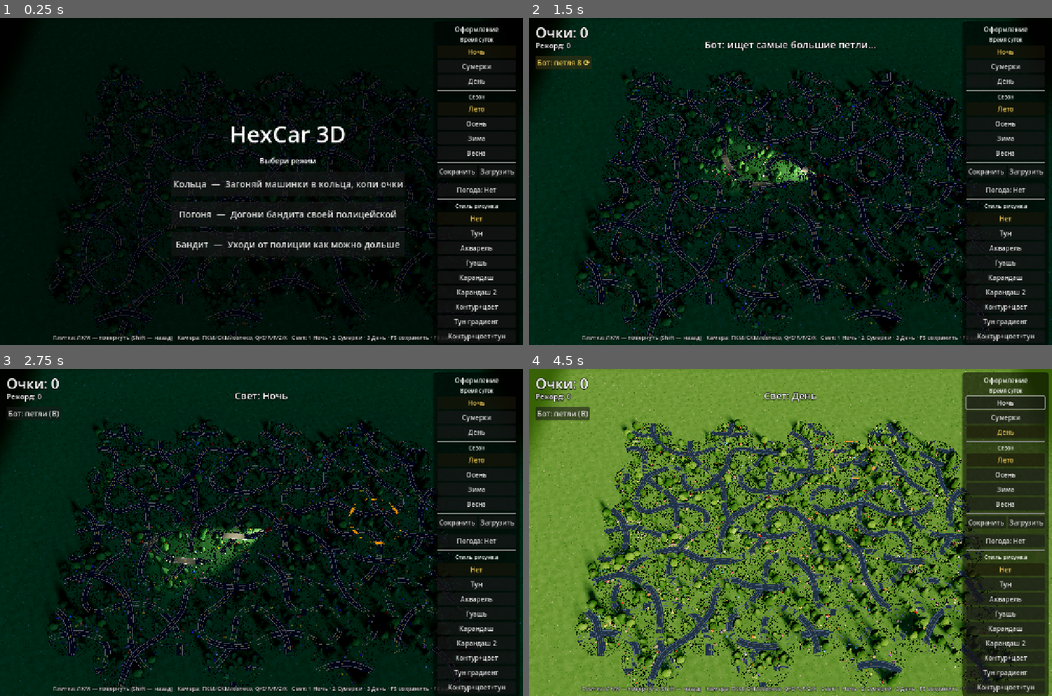
Above: before the commit, frames 1-4 (two rows, left to right).
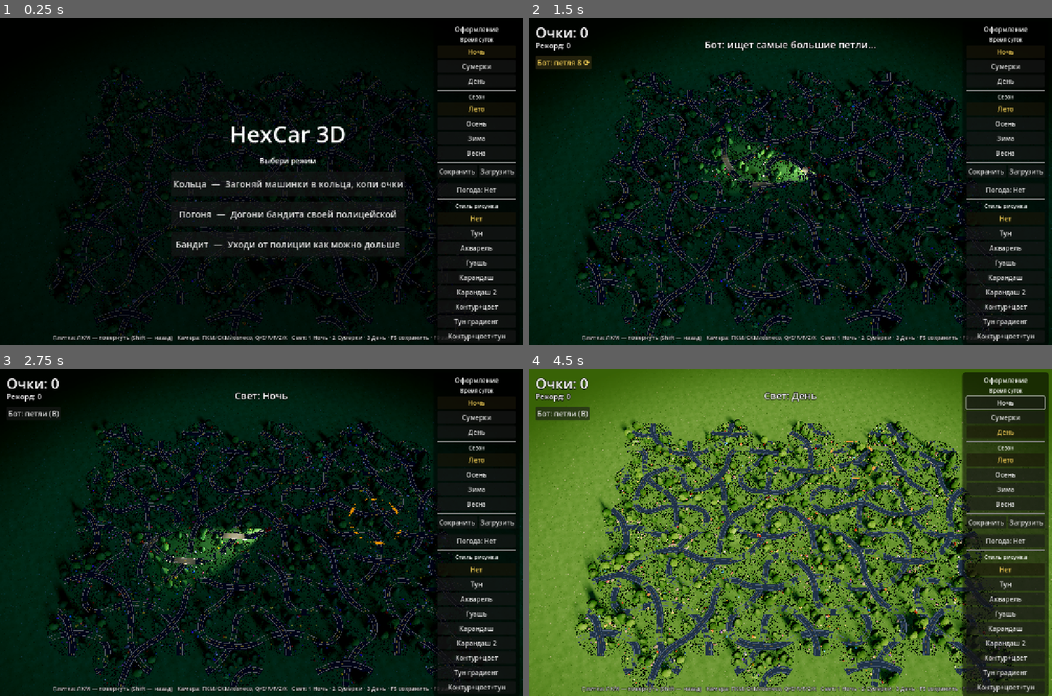
Above: after the commit, the same moments.

Repository: SashkoSoft/hexcar
Game: Godot game, scene res://Main.tscn
Two runs of this game, one before a commit and one after it. Both use one fixed random seed, a clock stepped at 60 frames per second and the inputs below.
Inputs (mouse positions are in pixels of both pictures, inside the frame that each line leads up to):
- Up to frame 1 (0.25 s): no input
- Up to frame 2 (1.5 s): click "Кольца — Загоняй машинки в ко…" at 0.5 s; click "Бот: петли (B)" at 1.25 s
- Up to frame 3 (2.75 s): tap Enter at 2 s; move the mouse to (376, 516) at 2.02 s; hold Right from 2.03 s (still down); tap 1 at 2.1 s; click (376, 516) at 2.17 s
- Up to frame 4 (4.5 s): release Right at 2.75 s; click "Ночь" at 2.75 s; drag from (685, 548) to (764, 597) at 3.52 s; move the mouse to (842, 460) at 4.27 s; hold Right from 4.28 s (still down); tap 3 at 4.35 s

The runs differ from the first frame. In frame 1, 0.3% of the frame differs, in the area x 0-100%, y 0-98%; in frame 2, 5.0%; in frame 3, 5.0%; in frame 4, 10%, in the area x 0-100%, y 0-100%.

Commit message:
Вид сверху: убрал прямоугольное пространство статичной земли вокруг поля — маска земли и погоды теперь эллиптическая (нормировка на полуразмер поля, круглые изолинии без углов), плотная только над зоной плиток, дальше широко тает в фон; плоскость больше поля, её прямоугольной кромки не видно
Co-Authored-By: Claude Opus 4.8 (1M context) <noreply@anthropic.com>

Diff:
--- a/godot/Main.gd
+++ b/godot/Main.gd
@@ -1310,35 +1310,37 @@
 	return a * (1 - fx) * (1 - fy) + b * fx * (1 - fy) + c * (1 - fx) * fy + d * fx * fy
 
 # земля как ShaderMaterial: тайлированная процедурная текстура + мягкое
-# растворение к краям (скруглённый квадрат), чтобы поле не выглядело резко
-# обрезанным прямоугольником, а плавно уходило в фон
-const GROUND_PAD := 360.0
-const GROUND_FADE := 130.0   # ширина мягкого края у самой кромки плоскости (узкая полоса)
+# ЭЛЛИПТИЧЕСКОЕ растворение вокруг игрового поля. Земля плотная только над
+# зоной плиток, а дальше широко и КРУГЛО (не квадратом) уходит в прозрачность —
+# на виде сверху нет ни прямоугольного «острова» статичной земли, ни резкой кромки.
+# Изолинии — эллипсы (нормируем смещение от центра на полуразмер поля), поэтому
+# на виде сверху переход не квадратный. Плоскость заметно больше поля, чтобы
+# затухание ушло в 0 ещё ДО её прямоугольного края — самой кромки не видно.
+const GROUND_FADE_START := 1.05   # доля поля: до сюда земля плотная (вплотную к кромке поля)
+const GROUND_FADE_END := 1.95     # здесь земля полностью растворилась в фон
 const GROUND_SHADER := """
 shader_type spatial;
 render_mode cull_back, depth_draw_opaque, diffuse_burley;
 uniform sampler2D tex : source_color, filter_linear_mipmap, repeat_enable;
-uniform float rep = 1.0;
+uniform vec2 rep = vec2(1.0);
 uniform float rough = 1.0;
-uniform float solid = 0.8;   // доля полуразмера, остающаяся плотной; дальше — затухание
+uniform vec2 plane_size = vec2(1.0);
+uniform vec2 field_half = vec2(1.0);
+uniform float fade_start = 1.05;
+uniform float fade_end = 1.95;
 void fragment() {
 	ALBEDO = texture(tex, UV * rep).rgb;
 	ROUGHNESS = rough;
 	METALLIC = 0.0;
-	vec2 q = abs(UV * 2.0 - 1.0);                       // 0 в центре .. 1 на краю
-	vec2 d = max(q - vec2(solid), vec2(0.0)) / max(1.0 - solid, 1e-4);
-	float sq = max(d.x, d.y);
-	float rd = length(d);
-	float e = mix(sq, rd, 0.5);                         // скруглённые углы
-	ALPHA = 1.0 - smoothstep(0.0, 1.0, e);
+	vec2 off = (UV - 0.5) * plane_size;   // смещение от центра поля (мир)
+	vec2 n = off / field_half;            // 1.0 на середине кромки поля
+	float d = length(n);                  // эллиптические изолинии — без углов/квадрата
+	ALPHA = 1.0 - smoothstep(fade_start, fade_end, d);
 }
 """
 
-func _ground_solid() -> float:
-	# плотная зона почти до самой кромки плоскости; затухание — узкая полоса у края,
-	# т.е. ближняя граница перехода придвинута вплотную к краю карты
-	var half := FIELD_W * 0.5 + GROUND_PAD
-	return clampf((half - GROUND_FADE) / half, 0.0, 0.999)
+func _ground_plane_size() -> Vector2:
+	return Vector2(FIELD_W * GROUND_FADE_END + 200.0, FIELD_H * GROUND_FADE_END + 200.0)
 
 # базовый цвет земли сезона — фон у кромки подгоняется под него
 func _ground_base_color(s: String) -> Color:
@@ -1348,15 +1350,19 @@
 		"Весна": return Color8(0x6f, 0xc0, 0x52)
 		_: return GRASS_COL
 
-func _wrap_ground(tex: Texture2D, rep: float, rough: float) -> ShaderMaterial:
+func _wrap_ground(tex: Texture2D, rough: float) -> ShaderMaterial:
+	var ps := _ground_plane_size()
 	var sh := Shader.new()
 	sh.code = GROUND_SHADER
 	var m := ShaderMaterial.new()
 	m.shader = sh
 	m.set_shader_parameter("tex", tex)
-	m.set_shader_parameter("rep", rep)
+	m.set_shader_parameter("rep", ps / 150.0)
 	m.set_shader_parameter("rough", rough)
-	m.set_shader_parameter("solid", _ground_solid())
+	m.set_shader_parameter("plane_size", ps)
+	m.set_shader_parameter("field_half", Vector2(FIELD_W * 0.5, FIELD_H * 0.5))
+	m.set_shader_parameter("fade_start", GROUND_FADE_START)
+	m.set_shader_parameter("fade_end", GROUND_FADE_END)
 	return m
 
 func _make_grass_material() -> ShaderMaterial:
@@ -1391,7 +1397,7 @@
 			c = Color8(0xcd, 0xe1, 0xb9)
 		img.set_pixel(x, y, c)
 	var tex := ImageTexture.create_from_image(img)
-	return _wrap_ground(tex, (FIELD_W + 2.0 * GROUND_PAD) / 150.0, 1.0)
+	return _wrap_ground(tex, 1.0)
 
 func _make_snow_ground_material() -> ShaderMaterial:
 	var sz := 256
@@ -1413,7 +1419,7 @@
 		var y := randi() % sz
 		img.set_pixel(x, y, Color(1.0, 1.0, 1.0) if randf() < 0.7 else Color(0.82, 0.88, 0.98))
 	var tex := ImageTexture.create_from_image(img)
-	return _wrap_ground(tex, (FIELD_W + 2.0 * GROUND_PAD) / 150.0, 0.82)
+	return _wrap_ground(tex, 0.82)
 
 func _field_mat(base: Color, flecks: Array) -> ShaderMaterial:
 	# обобщённый материал земли: шумовая основа + крапинки (для осени/весны)
@@ -1439,7 +1445,7 @@
 		var y := randi() % sz
 		img.set_pixel(x, y, flecks[randi() % flecks.size()])
 	var tex := ImageTexture.create_from_image(img)
-	return _wrap_ground(tex, (FIELD_W + 2.0 * GROUND_PAD) / 150.0, 1.0)
+	return _wrap_ground(tex, 1.0)
 
 func _season_ground(s: String) -> ShaderMaterial:
 	if ground_mats.has(s):
@@ -2266,7 +2272,7 @@
 	# земля (трава ↔ снег по сезону)
 	ground = MeshInstance3D.new()
 	var pm := PlaneMesh.new()
-	pm.size = Vector2(FIELD_W + 2.0 * GROUND_PAD, FIELD_H + 2.0 * GROUND_PAD)
+	pm.size = _ground_plane_size()
 	ground.mesh = pm
 	grass_mat = _make_grass_material()
 	ground.material_override = grass_mat
@@ -2275,8 +2281,9 @@
 
 	_apply_look()   # применить текущий пресет к окружению
 
-# шейдер частиц погоды: мягко гасит прозрачность к краям столба эмиссии,
-# чтобы дождь/снег не обрывались резким прямоугольником (скруглённая маска)
+# шейдер частиц погоды: мягко гасит прозрачность к краям поля по ЭЛЛИПТИЧЕСКОЙ
+# маске (нормировка на полуразмер поля) — на виде сверху дождь/снег круглo
+# растворяются вокруг поля, без резкого квадрата
 const WEATHER_SHADER := """
 shader_type spatial;
 render_mode unshaded, cull_disabled, depth_draw_opaque, blend_mix;
@@ -2285,18 +2292,16 @@
 uniform float emit_energy = 1.0;
 uniform vec2 center;
 uniform vec2 half_ext;
-uniform float inner = 0.82;
-uniform float outer = 1.18;
+uniform float inner = 0.90;
+uniform float outer = 1.33;
 varying vec2 wxz;
 void vertex() {
 	wxz = (MODEL_MATRIX * vec4(0.0, 0.0, 0.0, 1.0)).xz;
 }
 void fragment() {
-	vec2 n = abs(wxz - center) / half_ext;
-	float sq = max(n.x, n.y);          // квадратная метрика
-	float rd = length(n);              // круговая метрика
-	float e = mix(sq, rd, 0.5);        // скруглённый квадрат — без острых углов
-	float fade = 1.0 - smoothstep(inner, outer, e);
+	vec2 n = (wxz - center) / half_ext;
+	float d = length(n);               // эллиптические изолинии — без углов/квадрата
+	float fade = 1.0 - smoothstep(inner, outer, d);
 	ALBEDO = base_color.rgb;
 	EMISSION = emit * emit_energy;
 	ALPHA = base_color.a * fade;
@@ -2328,7 +2333,7 @@
 	rain_ps = GPUParticles3D.new()
 	var rdrop := BoxMesh.new()
 	rdrop.size = Vector3(0.22, 12.0, 0.22)   # вдвое тоньше/короче
-	rdrop.material = _weather_mat(Color(0.82, 0.88, 1.0, 0.55), Color(0.7, 0.8, 1.0), 0.6, cx, cz, ext_x, ext_z)
+	rdrop.material = _weather_mat(Color(0.82, 0.88, 1.0, 0.55), Color(0.7, 0.8, 1.0), 0.6, cx, cz, FIELD_W * 0.5, FIELD_H * 0.5)
 	rain_ps.draw_pass_1 = rdrop
 	var rp := ParticleProcessMaterial.new()
 	rp.emission_shape = ParticleProcessMaterial.EMISSION_SHAPE_BOX
@@ -2360,7 +2365,7 @@
 	flake.height = 1.1
 	flake.radial_segments = 6
 	flake.rings = 4
-	flake.material = _weather_mat(Color(1.0, 1.0, 1.0, 0.95), Color(0.95, 0.97, 1.0), 0.5, cx, cz, ext_x, ext_z)
+	flake.material = _weather_mat(Color(1.0, 1.0, 1.0, 0.95), Color(0.95, 0.97, 1.0), 0.5, cx, cz, FIELD_W * 0.5, FIELD_H * 0.5)
 	snow_ps.draw_pass_1 = flake
 	var sp := ParticleProcessMaterial.new()
 	sp.emission_shape = ParticleProcessMaterial.EMISSION_SHAPE_BOX
Not shown, changed: godot/README.md
